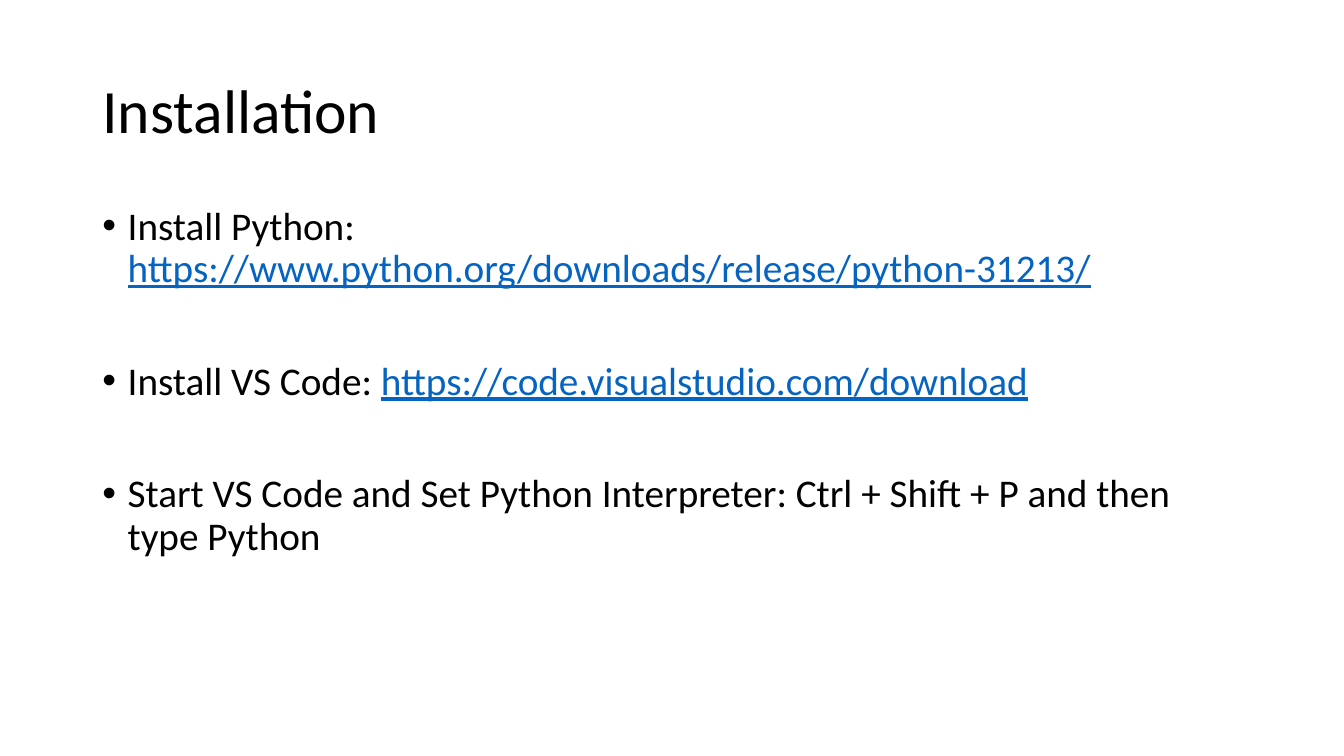
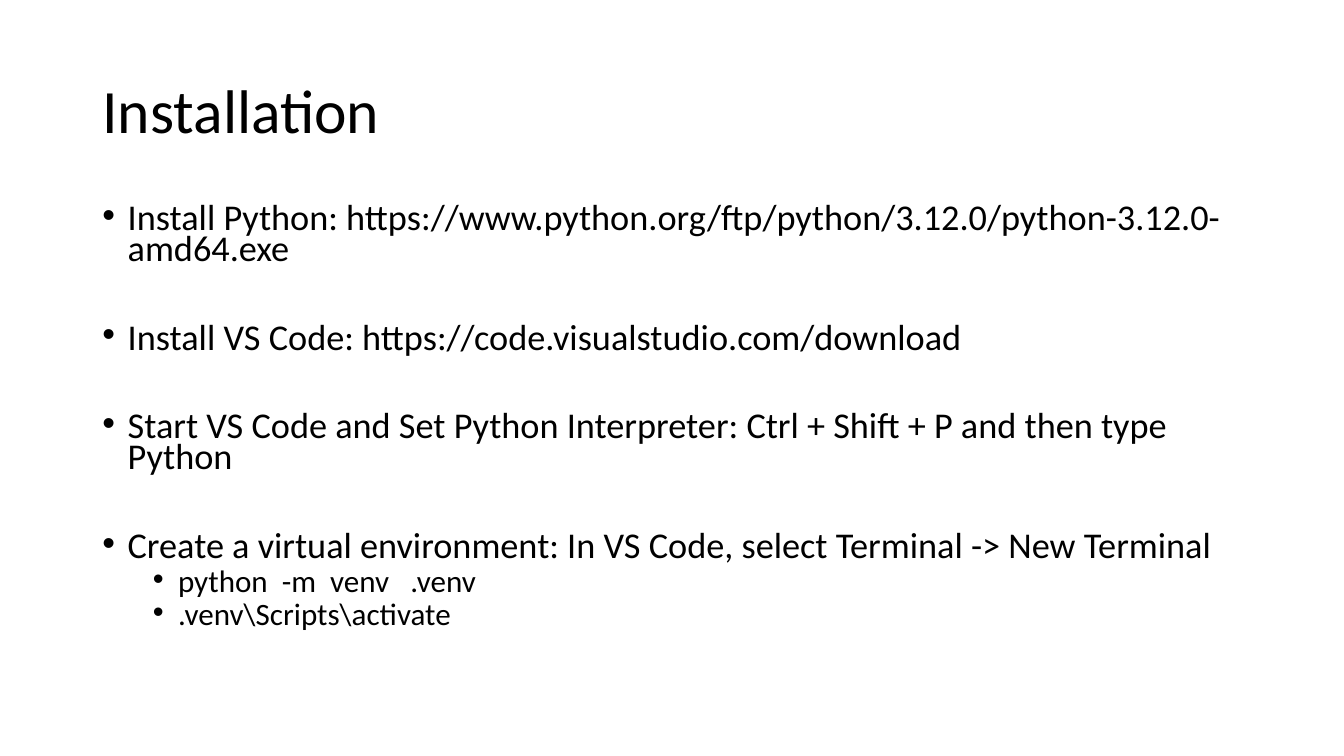
Before and after one commit to atulkahatecdac/il, a slide deck: slide 7 of AI-ML.pptx. Drawn at 1344x756 pixels with LibreOffice and Linux fonts; fonts in the diff are those of the drawing. Boxes give left, top, right and bottom in pixels: in the first picture for what was removed or moved away, otherwise in the second. Text is boxed around its words. In the diff, an @@ line names an element or a change of style, - is before the commit and + after.

```diff
--- a/AI-ML.pptx
+++ b/AI-ML.pptx
@@ text at (128,204,1220,262): text changed; size 28 to 25.9 pt; text colour #0563C1 to #000000 @@
-• Install Python: https://www.python.org/downloads/release/python-31213/
+• Install Python: https://www.python.org/ftp/python/3.12.0/python-3.12.0-amd64.exe
@@ text at (128,324,1167,475): size 28 to 25.9 pt in "Install VS Code: https://code.visualstudio.com/download", "Start VS Code and Set Python Interpreter: ..."; text colour #0563C1 to #000000, underline off in "https://code.visualstudio.com/download"; line spacing 0.9 to 0.7 @@
@@ text at (128,532,1211,630): paragraphs added @@
+• Create a virtual environment: In VS Code, select Terminal -> New Terminal
+  • python -m venv .venv
+  • .venv\Scripts\activate
```
Also in this commit, not shown: 1 slide added, 5 other files.
